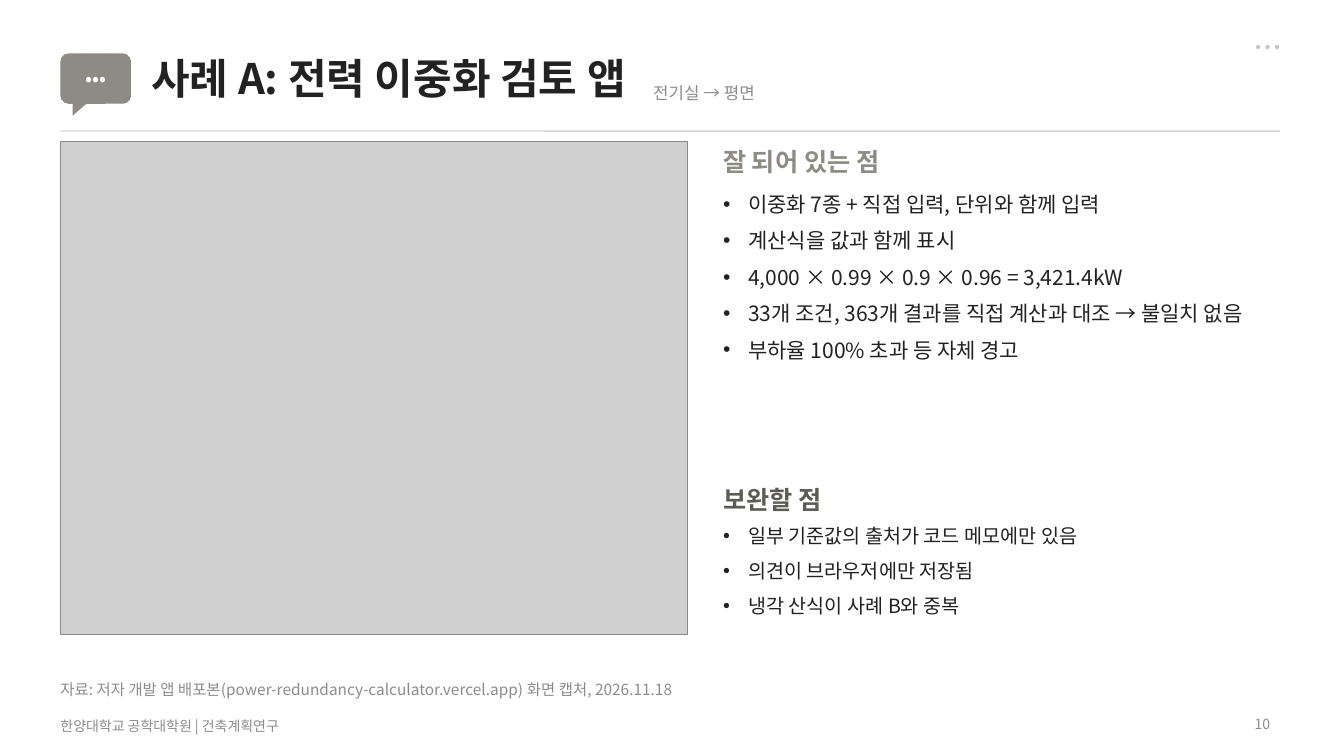
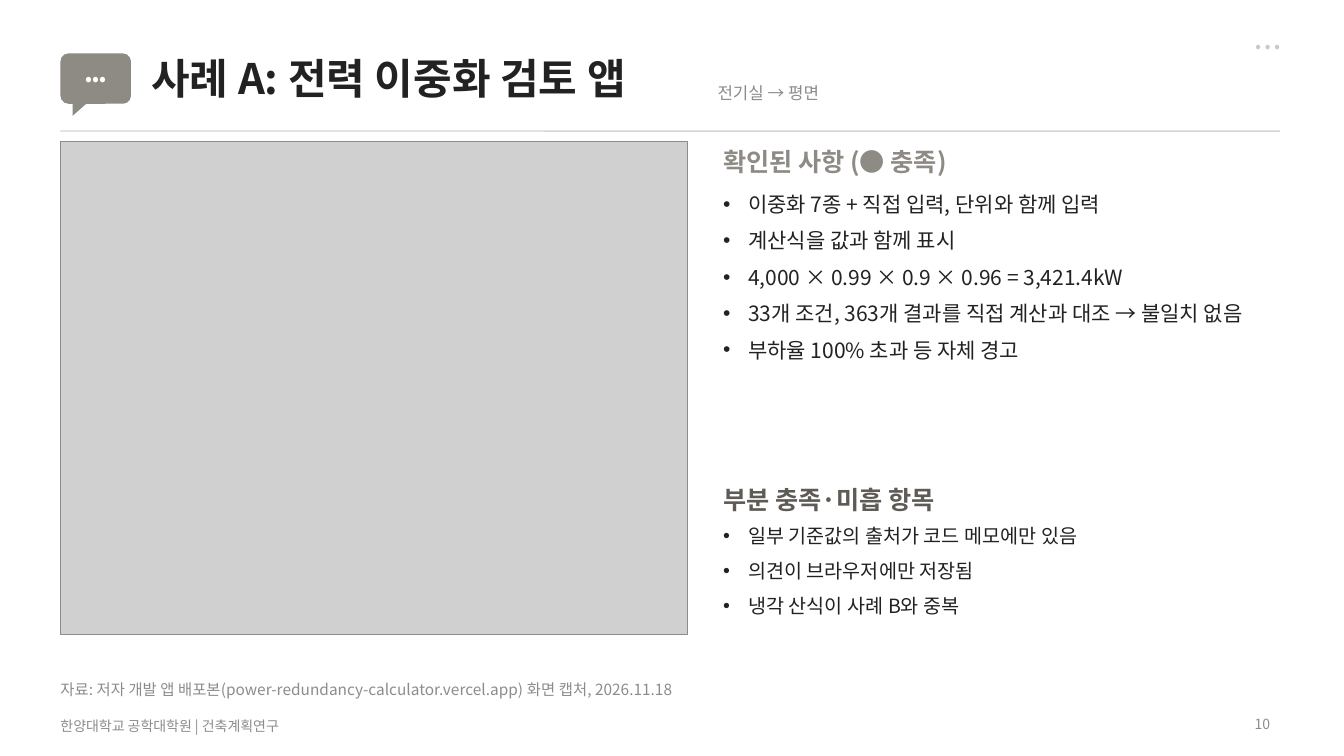
Before and after one commit to sangchuls/pango-gmp, a slide deck: slide 10 of research/final/발표자료_최종.pptx. Drawn at 1344x756 pixels with LibreOffice and Linux fonts; fonts in the diff are those of the drawing; grey boxes stand for pictures. Boxes give left, top, right and bottom in pixels: in the first picture for what was removed or moved away, otherwise in the second. Text is boxed around its words. In the diff, an @@ line names an element or a change of style, - is before the commit and + after.

```diff
--- a/research/final/발표자료_최종.pptx
+++ b/research/final/발표자료_최종.pptx
@@ text "전기실 → 평면": place and size @@
-text "전기실 → 평면" at box(653, 85, 755, 100)
+text "전기실 → 평면" at box(718, 85, 819, 100)
@@ text at box(723, 150, 947, 176): text changed @@
-잘 되어 있는 점
+확인된 사항 (● 충족)
@@ text at box(723, 487, 934, 512): text changed @@
-보완할 점
+부분 충족·미흡 항목
```
Also in this commit, not shown: 16 other slides changed, 4 other files.
